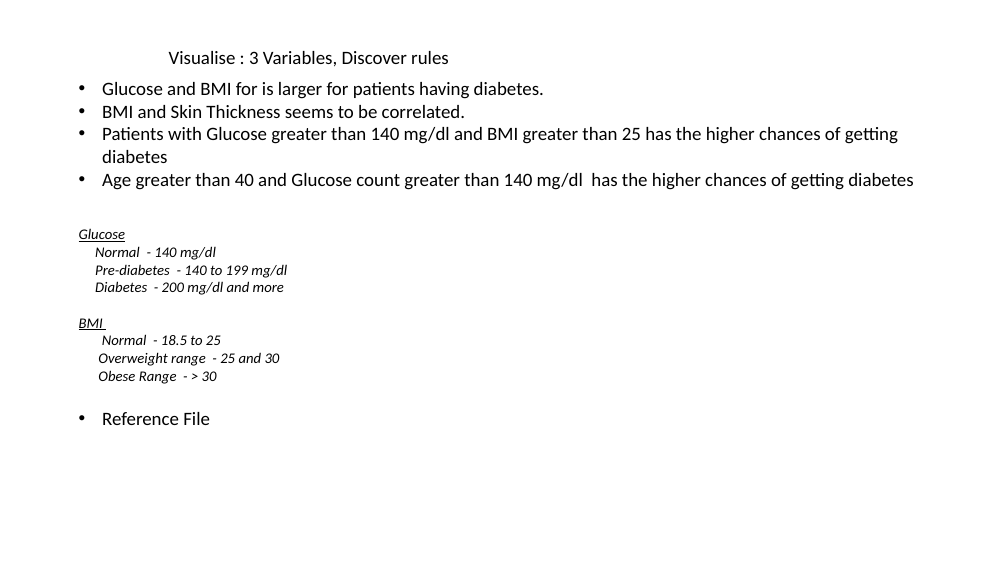
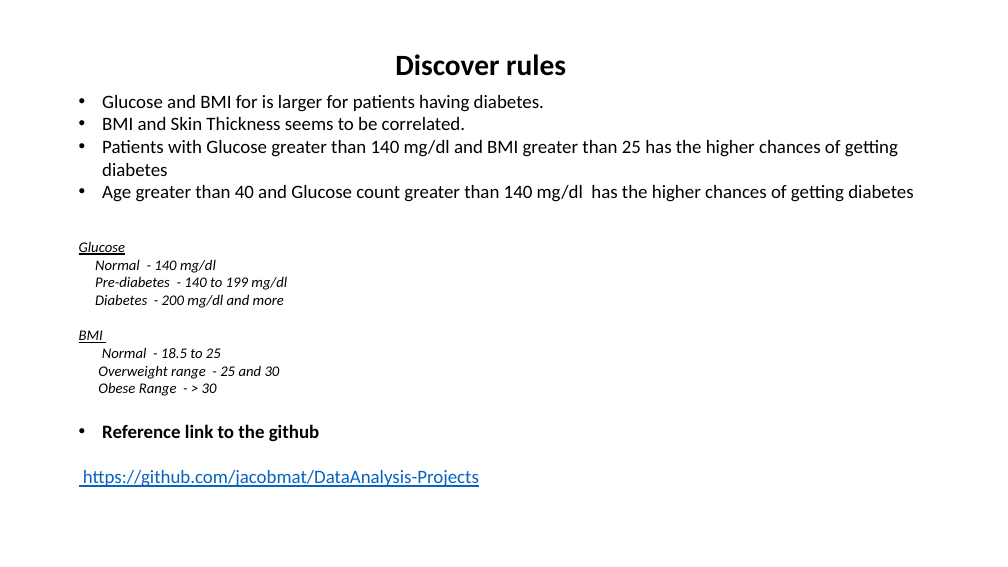
Before and after one commit to jacobmat/DataAnalysis-Projects, a slide deck: slide 7 of Pima India Diabetes Analysis.pptx. Drawn at 1008x567 pixels with LibreOffice and Linux fonts; fonts in the diff are those of the drawing. Boxes give left, top, right and bottom in pixels: in the first picture for what was removed or moved away, otherwise in the second. Text is boxed around its words. In the diff, an @@ line names an element or a change of style, - is before the commit and + after.

Commit message:
updated

```diff
--- a/Pima India Diabetes Analysis.pptx
+++ b/Pima India Diabetes Analysis.pptx
@@ text at bbox=[395, 54, 566, 76]: text changed; size 18 to 28 pt; bold on @@
-Visualise : 3 Variables, Discover rules
+Discover rules
@@ text "Glucose and BMI for is ...": place and size @@
-text "Glucose and BMI for is ..." at bbox=[79, 82, 913, 425]
+text "Glucose and BMI for is ..." at bbox=[79, 95, 913, 487]
@@ text at bbox=[83, 424, 479, 487]: text changed; text colour #000000 to #0563C1 @@
-• Reference File
+• Reference link to the github
+https://github.com/jacobmat/DataAnalysis-Projects
```
Also in this commit, not shown: 5 other slides changed.
